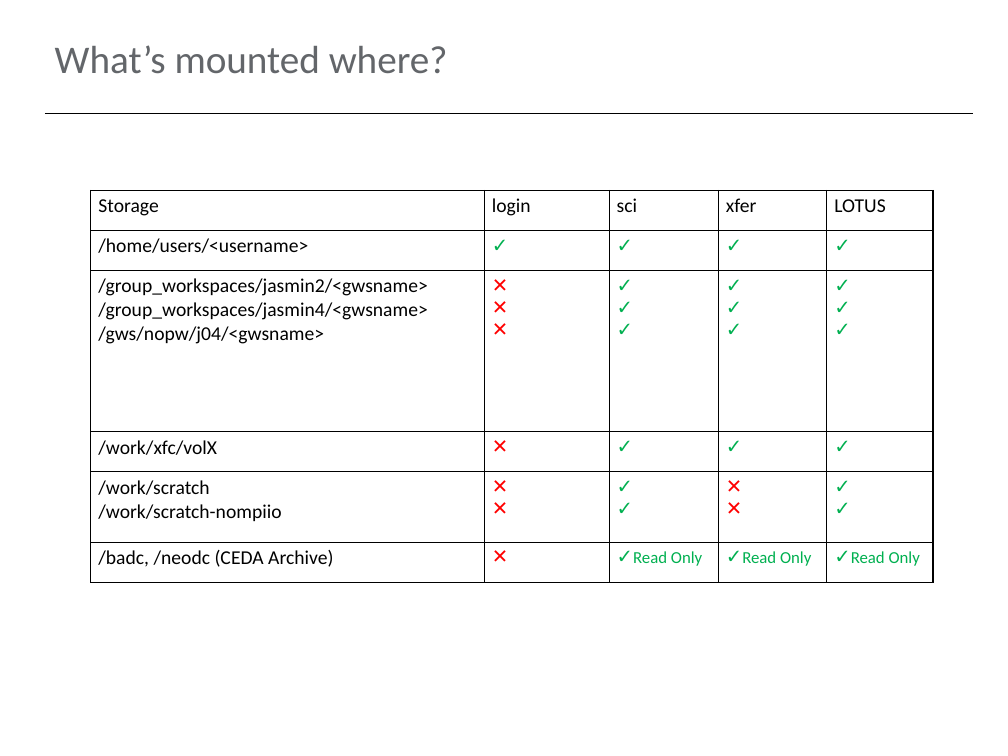
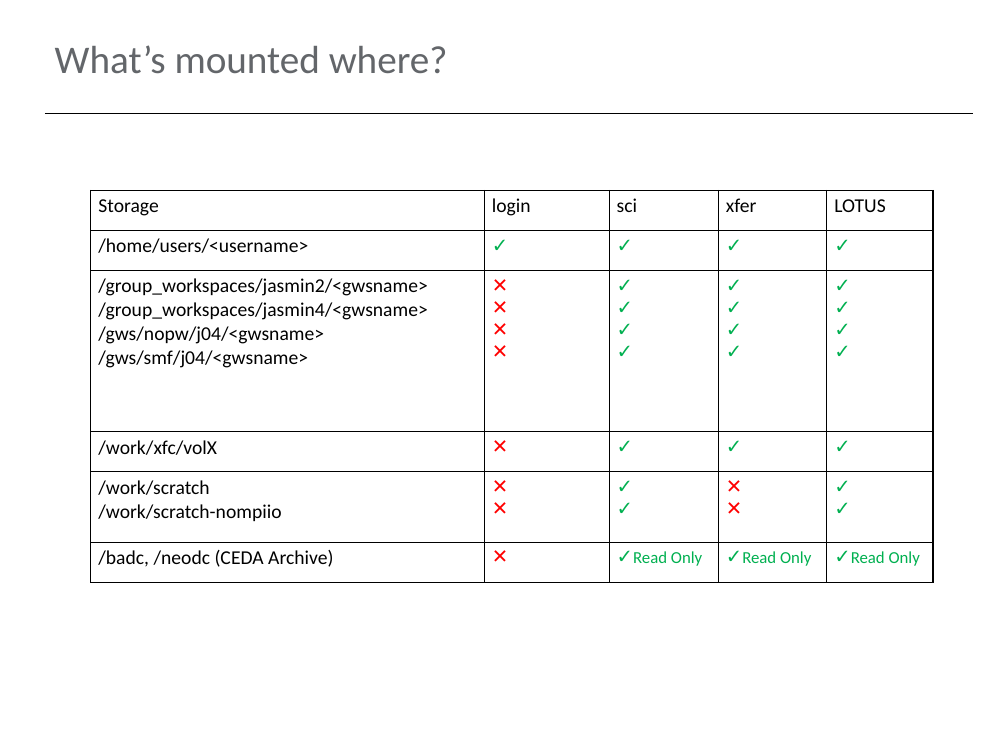
Before and after one commit to cedadev/jasmin-workshop, a slide deck: slide 9 of presentations/jasmin-workshop-overview.pptx. Drawn at 1008x756 pixels with LibreOffice and Linux fonts; fonts in the diff are those of the drawing; background and template pictures are left out. Boxes give left, top, right and bottom in pixels: in the first picture for what was removed or moved away, otherwise in the second. Text is boxed around its words. In the diff, an @@ line names an element or a change of style, - is before the commit and + after.

Commit message:
updated presentation

```diff
--- a/presentations/jasmin-workshop-overview.pptx
+++ b/presentations/jasmin-workshop-overview.pptx
@@ table at [91, 191, 932, 583] @@
-row 3: /group_workspaces/jasmin2/<gwsname> /group_workspaces/jasmin4/<gwsname> /gws/nopw/j04/<gwsname> | ✕ / ✕ / ✕ | ✓ / ✓ / ✓ | ✓ / ✓ / ✓ | ✓ / ✓ / ✓
+row 3: /group_workspaces/jasmin2/<gwsname> /group_workspaces/jasmin4/<gwsname> /gws/nopw/j04/<gwsname> / /gws/smf/j04/<gwsname> | ✕ / ✕ / ✕ / ✕ | ✓ / ✓ / ✓ / ✓ | ✓ / ✓ / ✓ / ✓ | ✓ / ✓ / ✓ / ✓
```
Also in this commit, not shown: 3 other slides changed, 1 other file.
